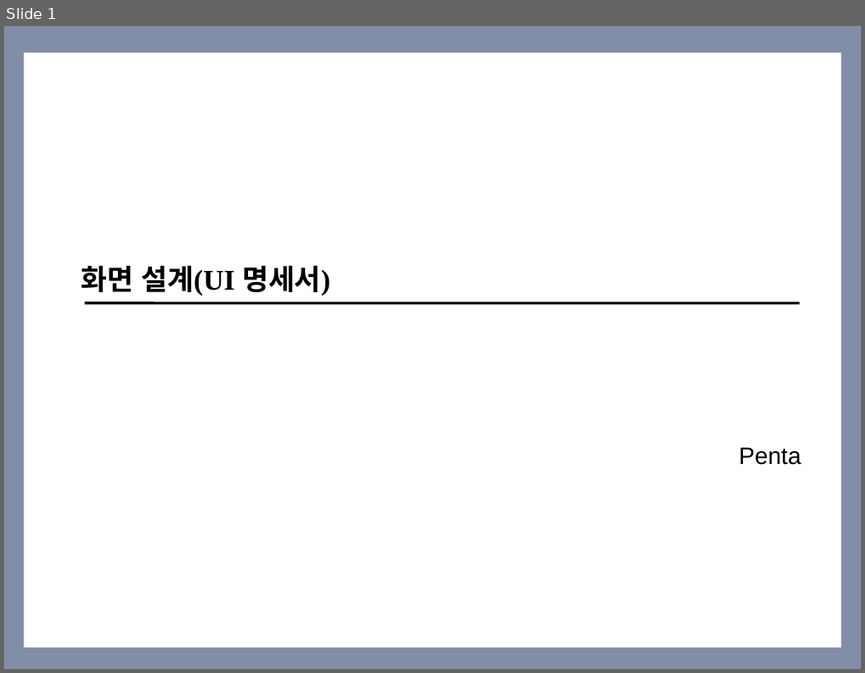
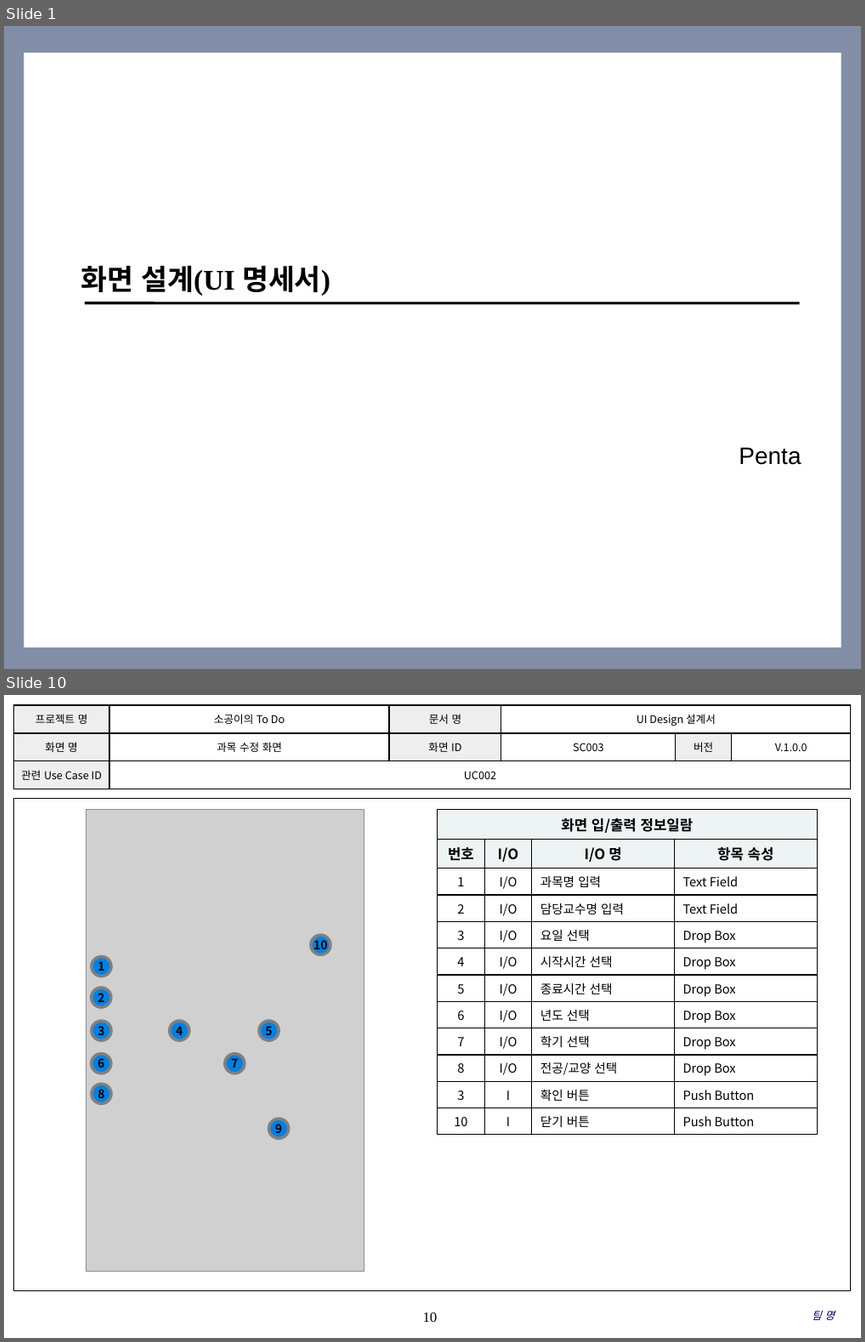
Before and after one commit to SE-admin/SE2017_5_mixharmony, a slide deck: doc/3_ 설계서/UI Design_05_penta.pptx. Shown one above the other, each under a label of ours: slide 1 before the commit, slides 1 and 10 after it; the slides between them are not shown. The pictures are 865x673 and 865x1342 pixels, drawn with LibreOffice and Linux fonts; fonts in the diff are those of the drawing; grey boxes stand for pictures; background and template pictures are left out. Boxes give left, top, right and bottom in pixels: in the first picture for what was removed or moved away, otherwise in the second. Text is boxed around its words. In the diff, an @@ line names an element or a change of style, - is before the commit and + after.

Commit message:
UI Design/ System Map 추가, System Process 수정, UI 명세 수정

```diff
--- a/doc/3_ 설계서/UI Design_05_penta.pptx
+++ b/doc/3_ 설계서/UI Design_05_penta.pptx
@@ slide 10 added at <box>4,695,861,1338</box>, background #FFFFFF @@
@@ table added at <box>13,705,850,789</box>, 3 rows, 6 columns @@
+프로젝트 명 | 소공이의 To Do | 문서 명 | UI Design 설계서 |  | 
+화면 명 | 과목 수정 화면 | 화면 ID | SC003 | 버전 | V.1.0.0
+관련 Use Case ID | UC002 |  |  |  | 
@@ rectangle added at <box>13,798,851,1291</box>, outline #000000 0.75 pt @@
@@ table added at <box>438,810,817,1130</box>, 12 rows, 4 columns @@
+화면 입/출력 정보일람 |  |  | 
+번호 | I/O | I/O 명 | 항목 속성
+1 | I/O | 과목명 입력 | Text Field
+2 | I/O | 담당교수명 입력 | Text Field
+3 | I/O | 요일 선택 | Drop Box
+4 | I/O | 시작시간 선택 | Drop Box
+5 | I/O | 종료시간 선택 | Drop Box
+6 | I/O | 년도 선택 | Drop Box
+7 | I/O | 학기 선택 | Drop Box
+8 | I/O | 전공/교양 선택 | Drop Box
+3 | I | 확인 버튼 | Push Button
+10 | I | 닫기 버튼 | Push Button
@@ group added at <box>86,810,364,1270</box>: 10 ellipses, 1 picture @@
+1
+2
+4
+3
+5
+6
+7
+8
+9
+10
@@ page number added at <box>423,1312,438,1321</box>, 12 pt, text #000000 @@
+10
@@ text added at <box>812,1310,834,1320</box>, 9 pt, text #000066, italic @@
+팀 명
```
Also in this commit, not shown: 13 slides changed, 19 other slides added.
